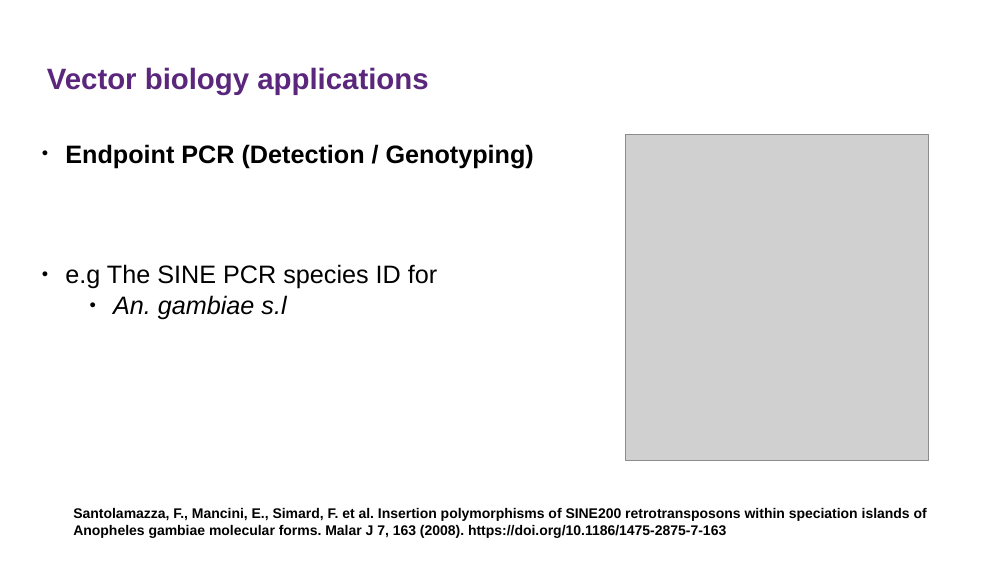
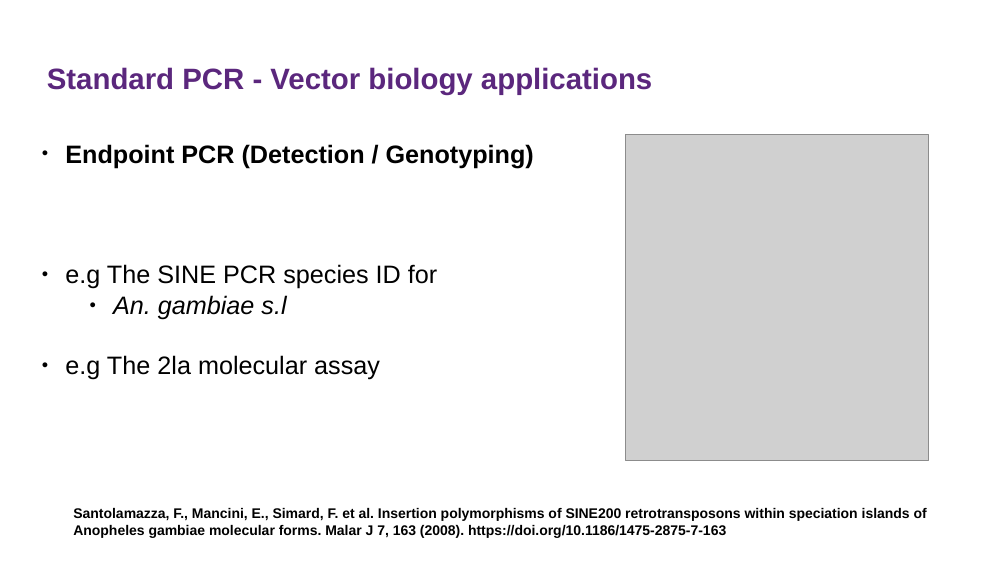
Before and after one commit to sanjaynagi/AnoPrimer, a slide deck: slide 8 of agamPrimer.odp (slide 9 before the commit). Drawn at 1008x567 pixels with LibreOffice and Linux fonts; fonts in the diff are those of the drawing; grey boxes stand for pictures; background and template pictures are left out. Boxes give left, top, right and bottom in pixels: in the first picture for what was removed or moved away, otherwise in the second. Text is boxed around its words. In the diff, an @@ line names an element or a change of style, - is before the commit and + after.

```diff
--- a/agamPrimer.odp
+++ b/agamPrimer.odp
@@ title at (47,67,652,95): text changed @@
-Vector biology applications
+Standard PCR - Vector biology applications
@@ text at (65,355,380,380): paragraph added @@
+● e.g The 2la molecular assay
```
Also in this commit, not shown: 8 other slides changed, 1 slide removed, 2 other files.
